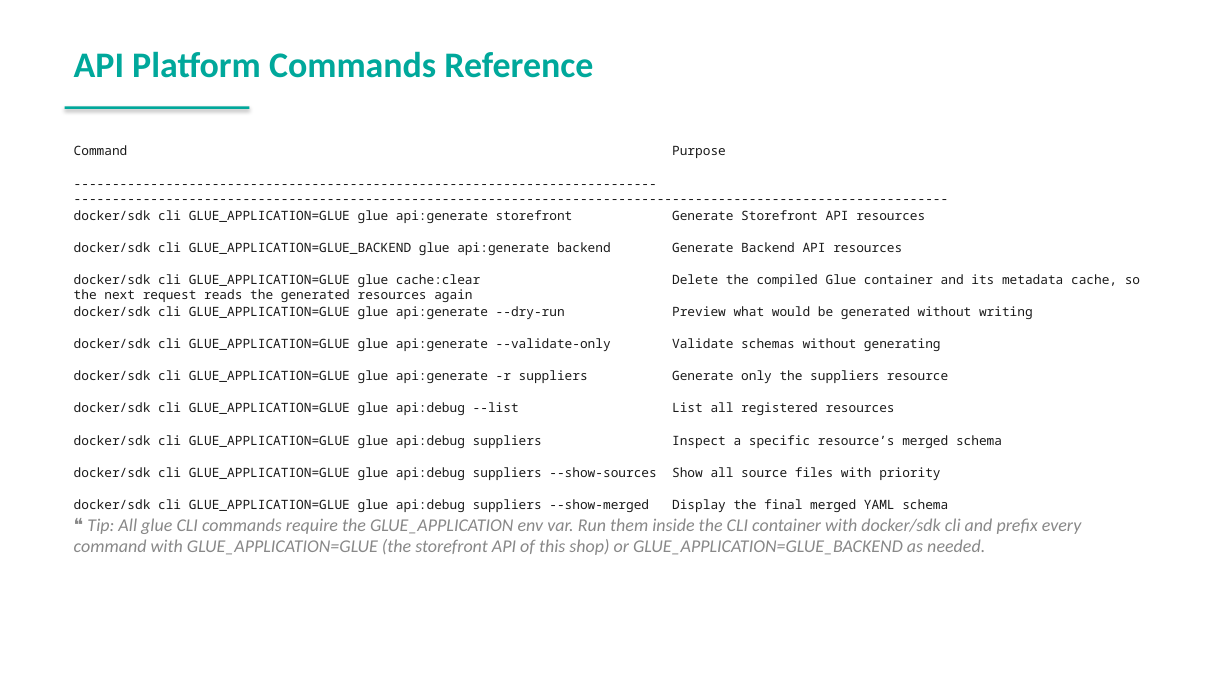
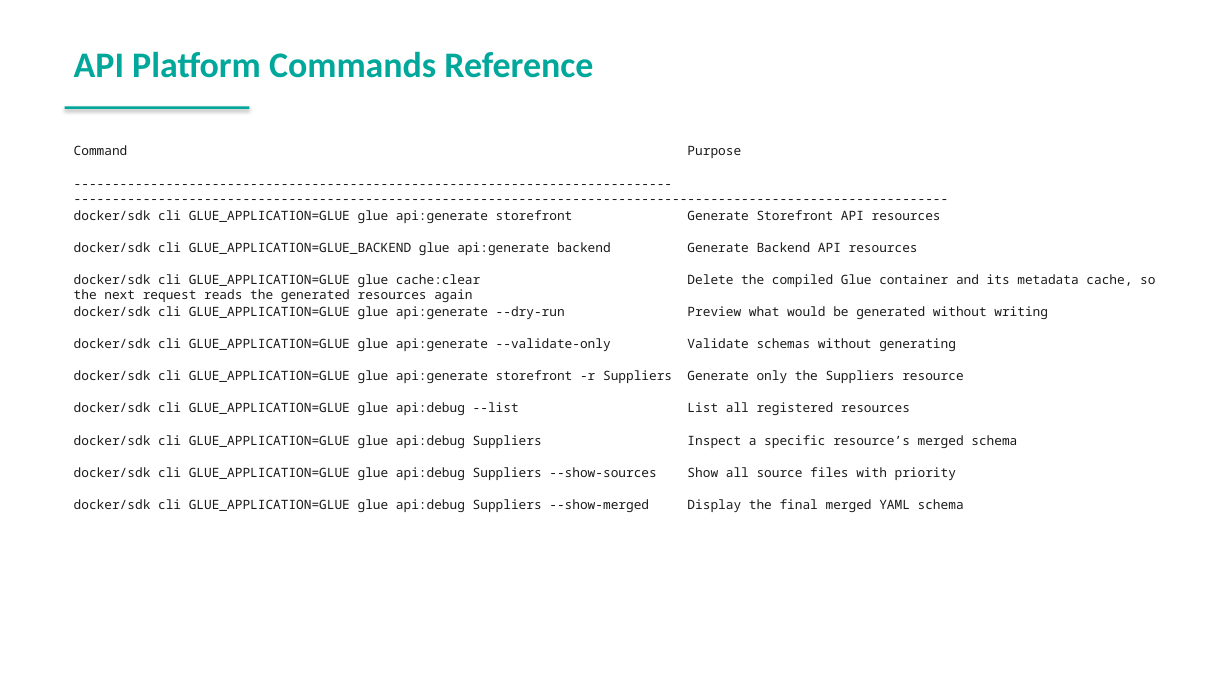
Before and after one commit to spryker-academy/instructor-exercises, a slide deck: slide 142 of guides-pptx/spryker-academy-professional.pptx. Drawn at 1232x693 pixels with LibreOffice and Linux fonts; fonts in the diff are those of the drawing. Boxes give left, top, right and bottom in pixels: in the first picture for what was removed or moved away, otherwise in the second. Text is boxed around its words. In the diff, an @@ line names an element or a change of style, - is before the commit and + after.

```diff
--- a/guides-pptx/spryker-academy-professional.pptx
+++ b/guides-pptx/spryker-academy-professional.pptx
@@ text at (74,145,1017,512): text changed @@
----------------------------------------------------------------------------- ------------------------------------------------------------------------------------------------------------------
+------------------------------------------------------------------------------ ------------------------------------------------------------------------------------------------------------------
@@ text at (74,370,963,383): text changed @@
-docker/sdk cli GLUE_APPLICATION=GLUE glue api:generate -r suppliers Generate only the suppliers resource
+docker/sdk cli GLUE_APPLICATION=GLUE glue api:generate storefront -r Suppliers Generate only the Suppliers resource
@@ text at (74,435,1017,512): text changed @@
-docker/sdk cli GLUE_APPLICATION=GLUE glue api:debug suppliers Inspect a specific resource’s merged schema
-docker/sdk cli GLUE_APPLICATION=GLUE glue api:debug suppliers --show-sources Show all source files with priority
-docker/sdk cli GLUE_APPLICATION=GLUE glue api:debug suppliers --show-merged Display the final merged YAML schema
-❝ Tip: All glue CLI commands require the GLUE_APPLICATION env var. Run them inside the CLI container with docker/sdk cli and prefix every command with GLUE_APPLICATION=GLUE (the storefront API of this shop) or GLUE_APPLICATION=GLUE_BACKEND as needed.
+docker/sdk cli GLUE_APPLICATION=GLUE glue api:debug Suppliers Inspect a specific resource’s merged schema
+docker/sdk cli GLUE_APPLICATION=GLUE glue api:debug Suppliers --show-sources Show all source files with priority
+docker/sdk cli GLUE_APPLICATION=GLUE glue api:debug Suppliers --show-merged Display the final merged YAML schema
```
Also in this commit, not shown: 1 slide added, 4 other files.
